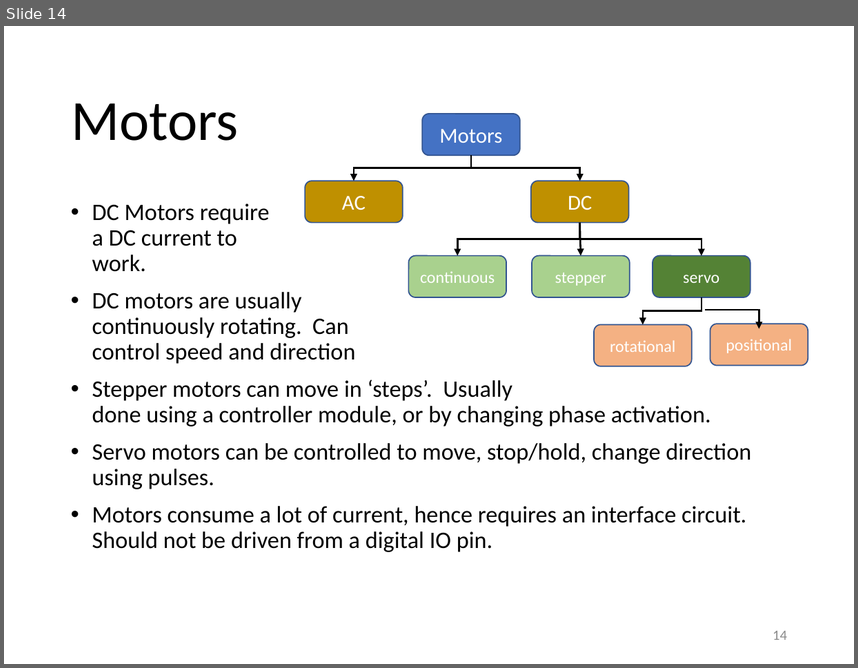
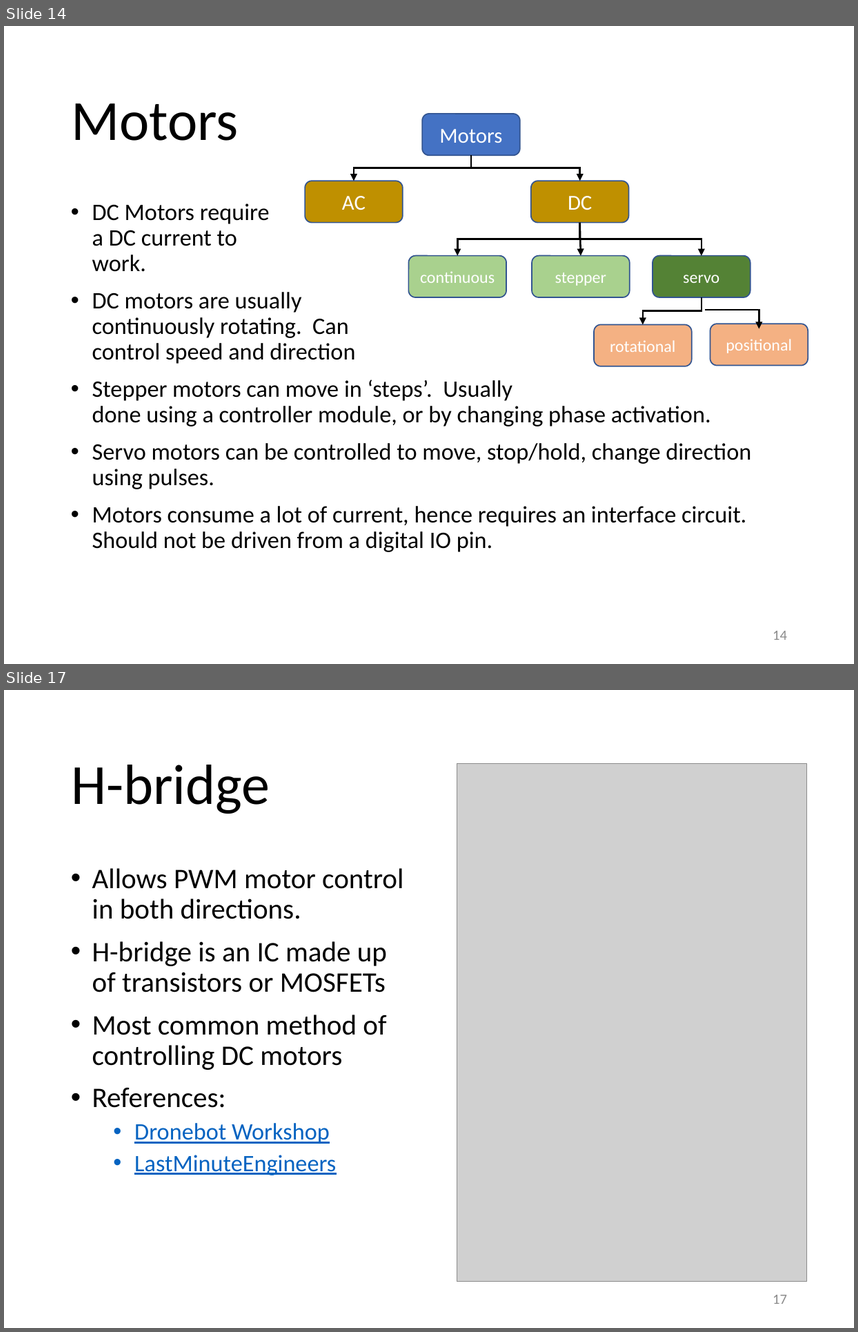
Before and after one commit to RDorville/digfab, a slide deck: presentations/ep1000_actuators/ep1000_actuators.pptx. Shown one above the other, each under a label of ours: slide 14 before the commit, slides 14 and 17 after it; the slides between them are not shown. The pictures are 858x668 and 858x1332 pixels, drawn with LibreOffice and Linux fonts; fonts in the diff are those of the drawing; grey boxes stand for pictures; background and template pictures are left out. Boxes give left, top, right and bottom in pixels: in the first picture for what was removed or moved away, otherwise in the second. Text is boxed around its words. In the diff, an @@ line names an element or a change of style, - is before the commit and + after.

```diff
--- a/presentations/ep1000_actuators/ep1000_actuators.pptx
+++ b/presentations/ep1000_actuators/ep1000_actuators.pptx
@@ slide 17 added at bbox=[4, 690, 854, 1328], background #FFFFFF @@
@@ title added at bbox=[71, 765, 270, 814], 48 pt, text #000000 @@
+H-bridge
@@ picture added at bbox=[457, 764, 807, 1281] @@
@@ text added at bbox=[92, 868, 404, 1175], 24 pt, text #000000 @@
+• Allows PWM motor control in both directions.
+• H-bridge is an IC made up of transistors or MOSFETs
+• Most common method of controlling DC motors
+• References:
+  • Dronebot Workshop
+  • LastMinuteEngineers
@@ page number added at bbox=[773, 1294, 787, 1303], 12 pt, text #8C8C8C @@
+17
```
Also in this commit, not shown: 1 slide changed, 14 other slides added, 11 other files.
